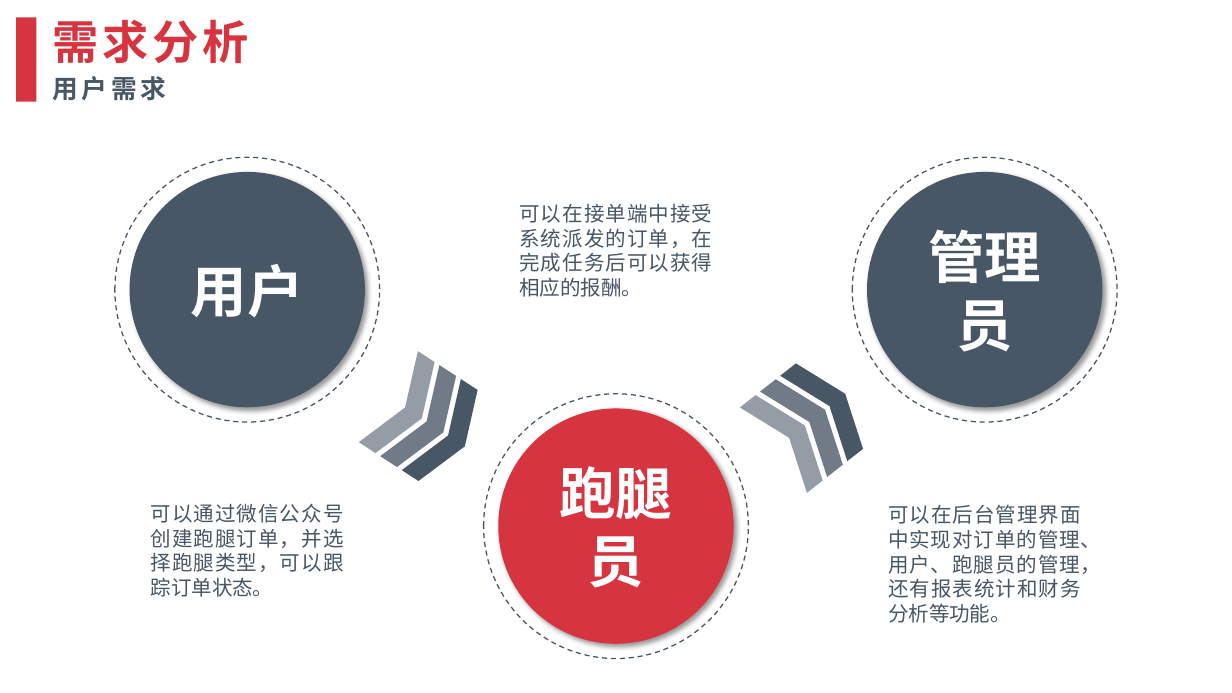
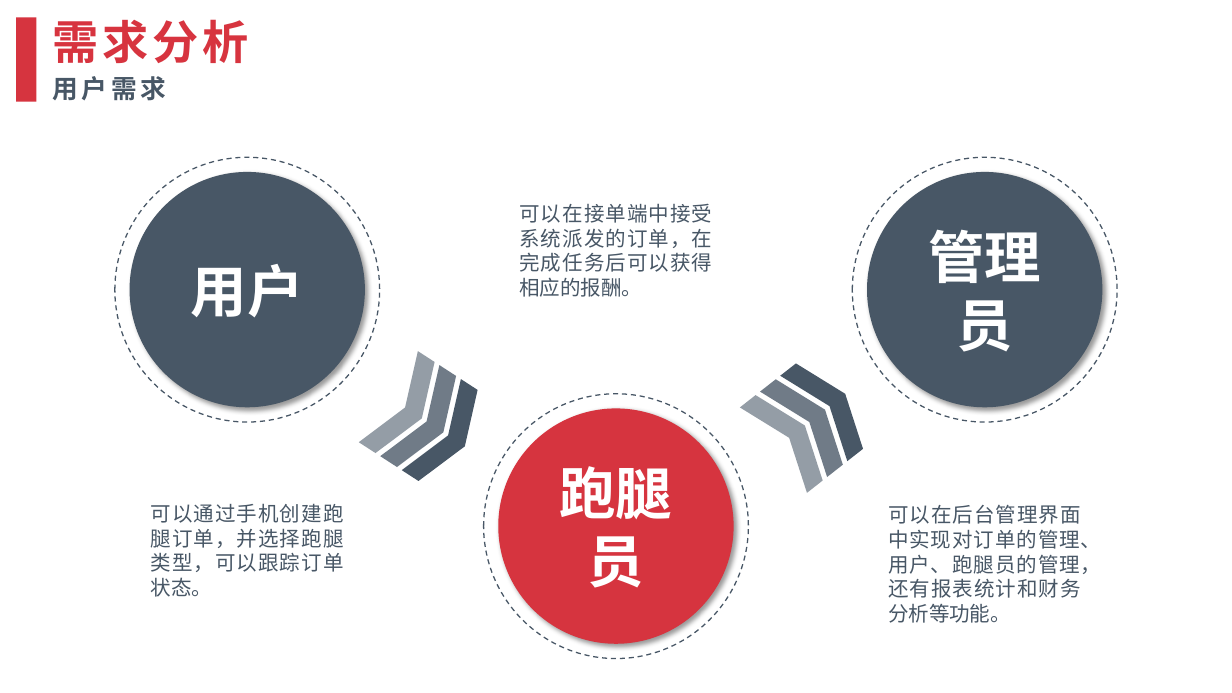
Before and after one commit to relaxwang0714/went-on-errands, a slide deck: slide 14 of 项目PPT/众包跑腿平台需求分析报告.pptx. Drawn at 1232x693 pixels with LibreOffice and Linux fonts; fonts in the diff are those of the drawing; background and template pictures are left out. Boxes give left, top, right and bottom in pixels: in the first picture for what was removed or moved away, otherwise in the second. Text is boxed around its words. In the diff, an @@ line names an element or a change of style, - is before the commit and + after.

```diff
--- a/项目PPT/众包跑腿平台需求分析报告.pptx
+++ b/项目PPT/众包跑腿平台需求分析报告.pptx
@@ text at [151, 503, 344, 597]: text changed @@
-可以通过微信公众号创建跑腿订单，并选择跑腿类型，可以跟踪订单状态。
+可以通过手机创建跑腿订单，并选择跑腿类型，可以跟踪订单状态。
```
Also in this commit, not shown: 2 other slides changed, 3 slides added, 8 other files.
